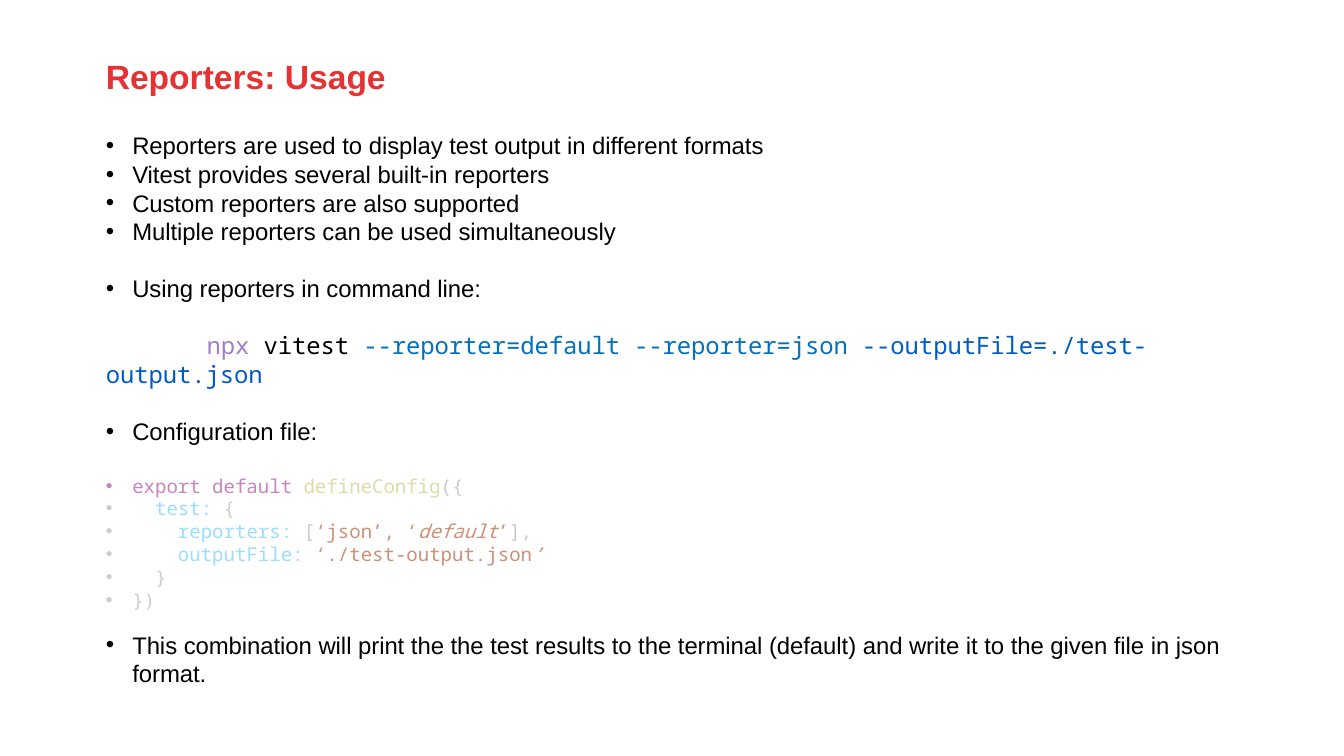
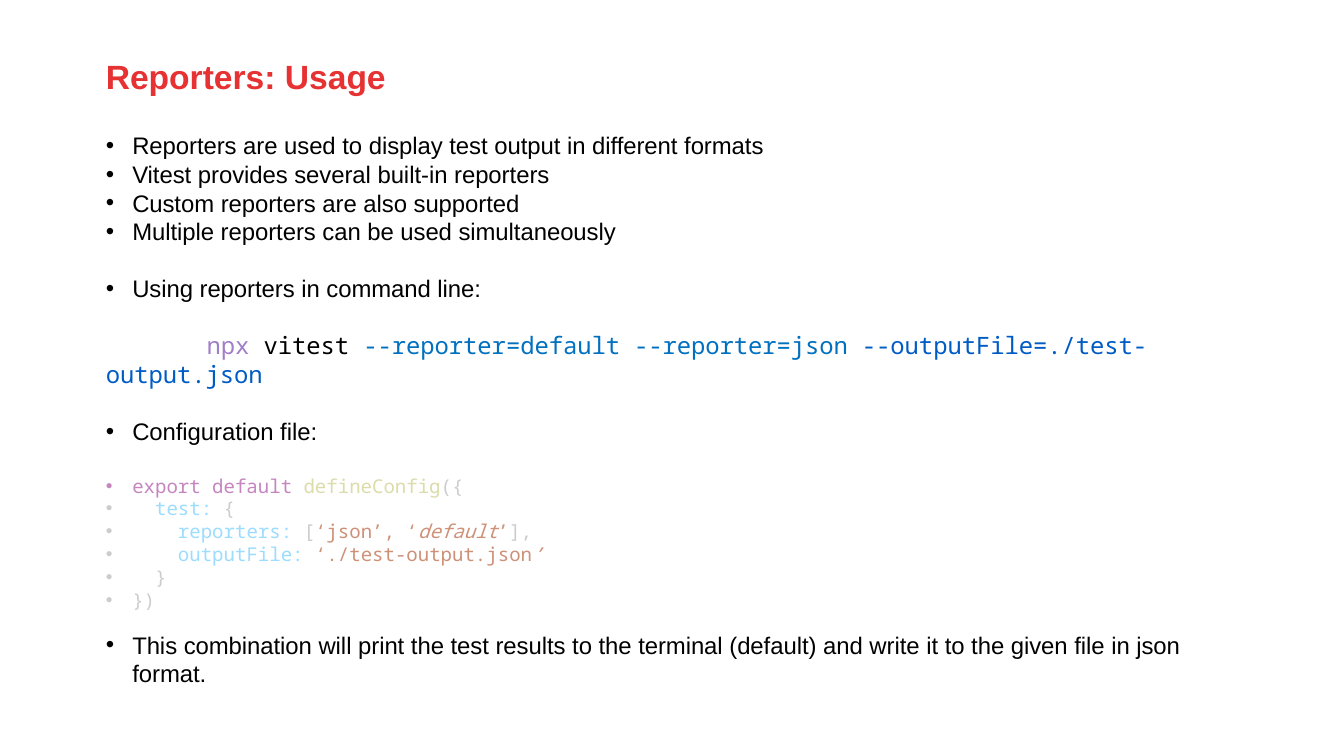
Before and after one commit to AMISConclusion/sig-typescript-unit-testing, a slide deck: slide 19 of typescript_unit_testing_with_vitest.pptx. Drawn at 1344x756 pixels with LibreOffice and Linux fonts; fonts in the diff are those of the drawing; background and template pictures are left out. Boxes give left, top, right and bottom in pixels: in the first picture for what was removed or moved away, otherwise in the second. Text is boxed around its words. In the diff, an @@ line names an element or a change of style, - is before the commit and + after.

```diff
--- a/typescript_unit_testing_with_vitest.pptx
+++ b/typescript_unit_testing_with_vitest.pptx
@@ text at box(132, 636, 1180, 683): text changed @@
-• This combination will print the the test results to the terminal (default) and write it to the given file in json format.
+• This combination will print the test results to the terminal (default) and write it to the given file in json format.
```
Also in this commit, not shown: 11 other slides changed, 1 other file.
